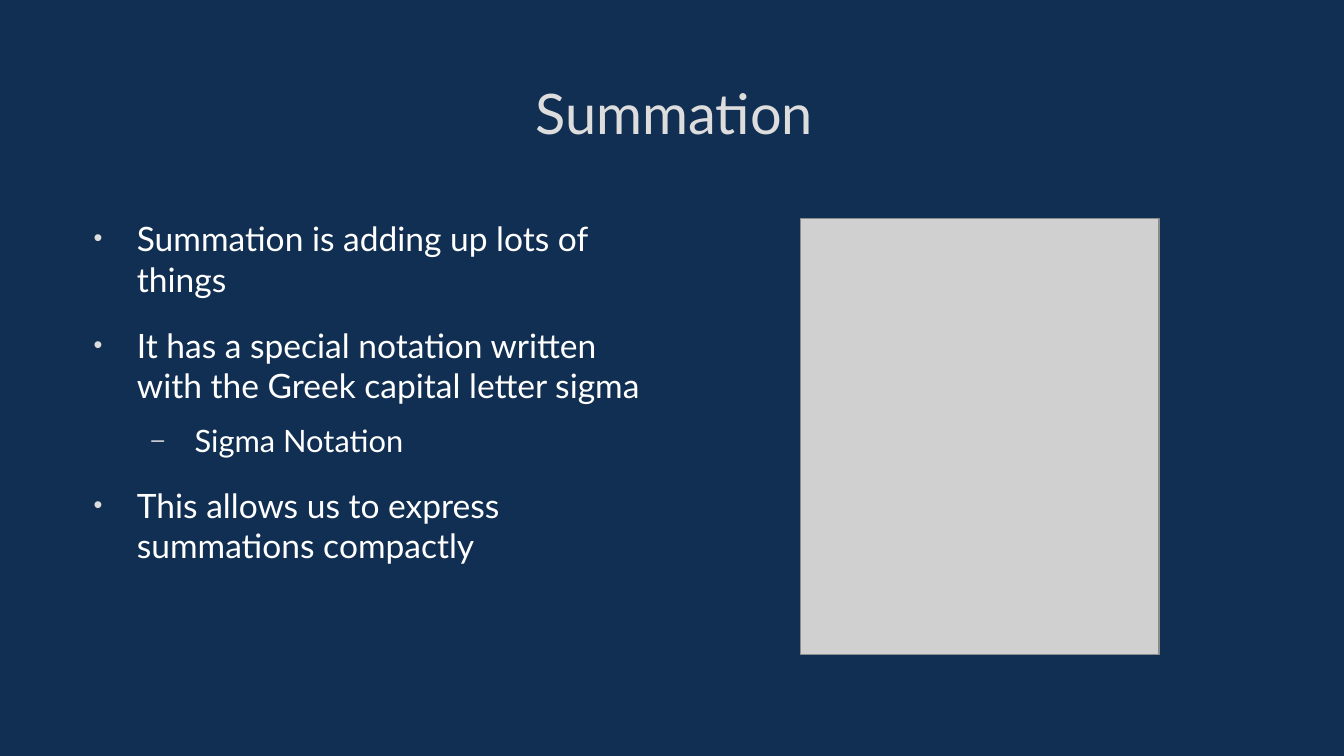
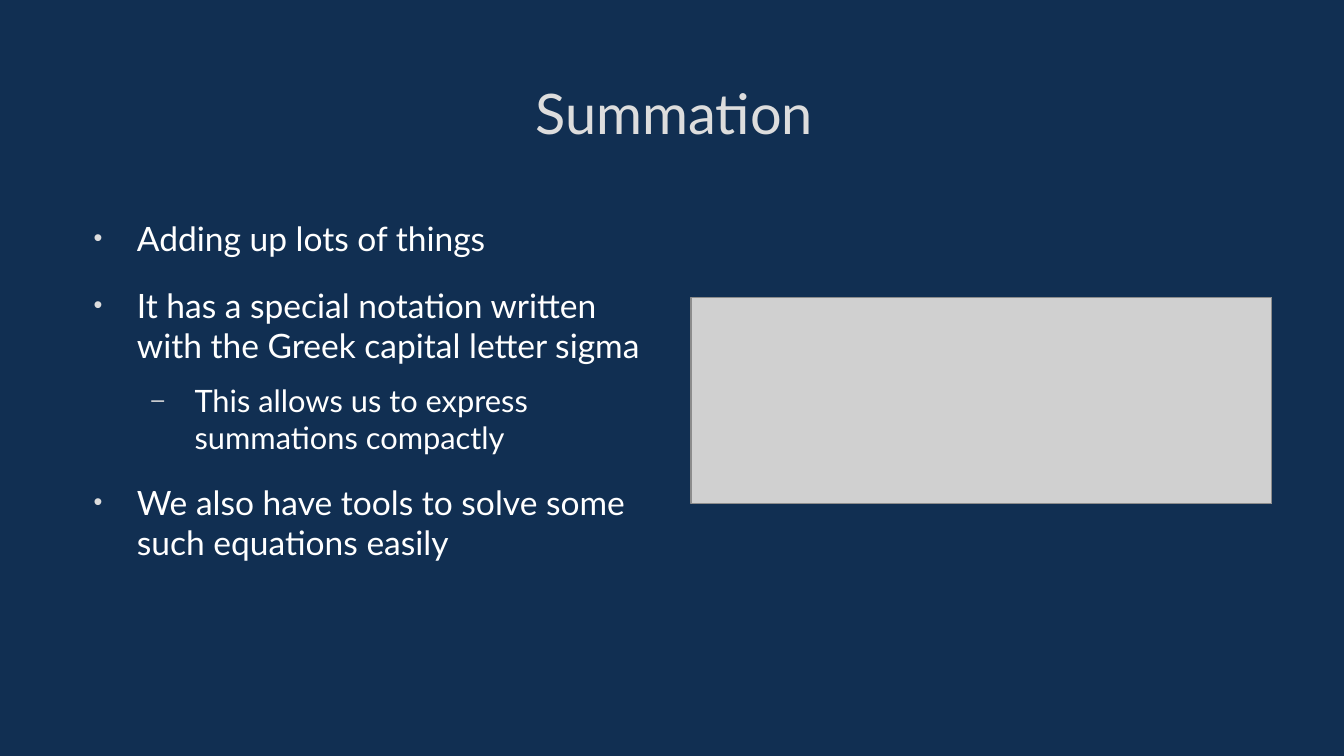
Before and after one commit to davidgundry/maths22-23, a slide deck: slide 5 of slides/maths-4-sequences-and-summation.odp (slide 4 before the commit). Drawn at 1344x756 pixels with LibreOffice and Linux fonts; fonts in the diff are those of the drawing; grey boxes stand for pictures. Boxes give left, top, right and bottom in pixels: in the first picture for what was removed or moved away, otherwise in the second. Text is boxed around its words. In the diff, an @@ line names an element or a change of style, - is before the commit and + after.

```diff
--- a/slides/maths-4-sequences-and-summation.odp
+++ b/slides/maths-4-sequences-and-summation.odp
@@ text at box(137, 226, 485, 257): text changed @@
-• Summation is adding up lots of things
+• Adding up lots of things
@@ picture: place and size @@
-picture at box(801, 218, 1160, 655)
+picture at box(692, 298, 1272, 504)
@@ text at box(195, 389, 528, 455): size 19.8 to 18.2 pt in "This allows us to express summations compactly"; bullet • to –; list level 1 to 2 in "This allows us to express ..." @@
@@ text at box(195, 429, 403, 458): paragraph removed @@
-  – Sigma Notation
@@ text at box(137, 490, 625, 561): paragraph added @@
+• We also have tools to solve some such equations easily
```
Also in this commit, not shown: 29 other slides changed, 18 slides added, 7 slides removed, 13 other files.
